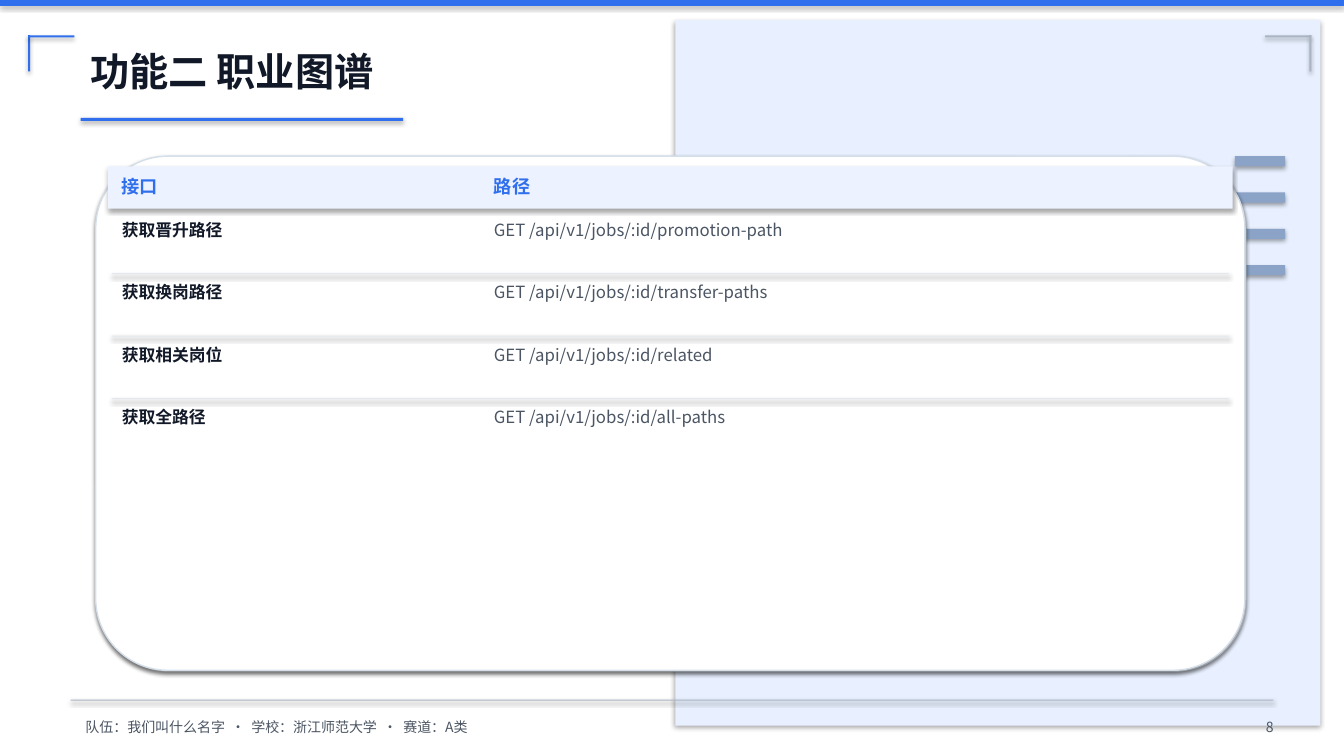
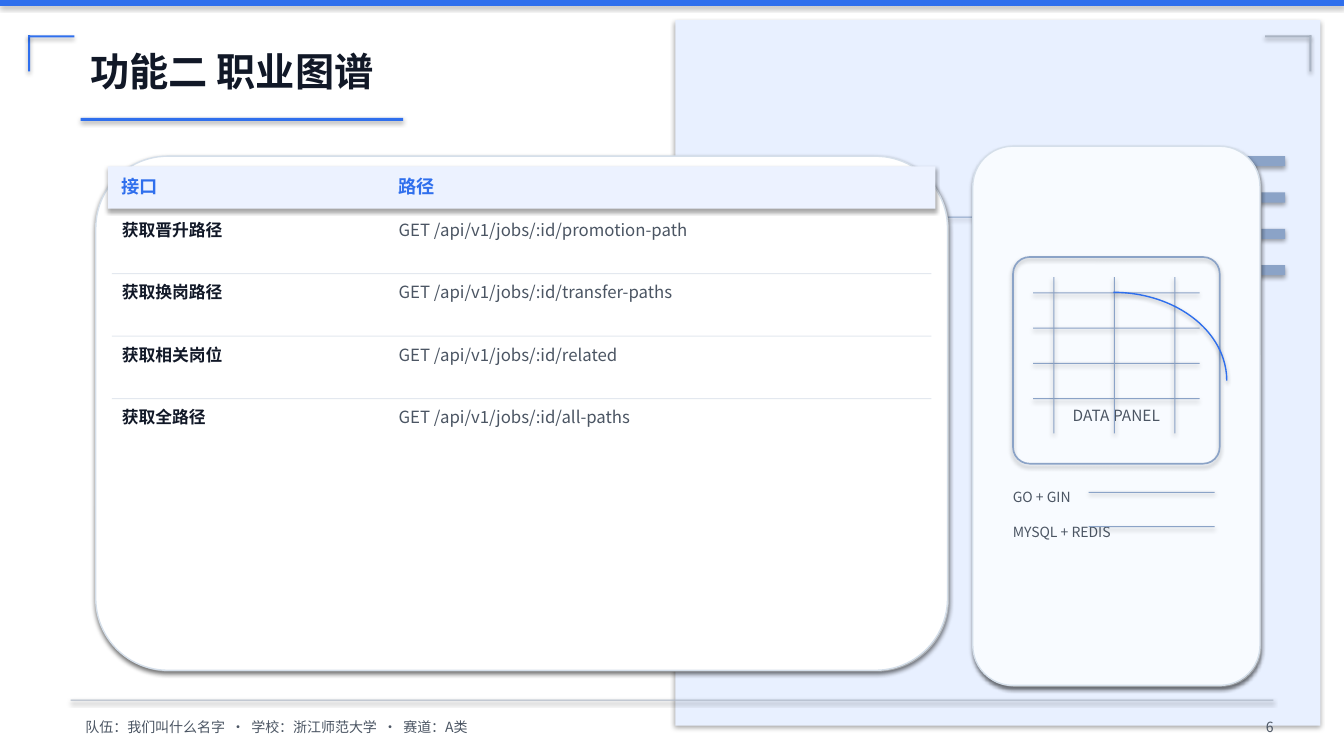
Before and after one commit to ltx-202432110105/quote, a slide deck: slide 7 of slides/competition.pptx (slide 9 before the commit). Drawn at 1344x756 pixels with LibreOffice and Linux fonts; fonts in the diff are those of the drawing; background and template pictures are left out. Boxes give left, top, right and bottom in pixels: in the first picture for what was removed or moved away, otherwise in the second. Text is boxed around its words. In the diff, an @@ line names an element or a change of style, - is before the commit and + after.

```diff
--- a/slides/competition.pptx
+++ b/slides/competition.pptx
@@ rounded rectangle added at (973,146,1260,686), fill #F8FBFF, outline #D5DFEA 1 pt, 11 pt, text #4B5563 @@
+DATA PANEL
@@ rounded rectangle added at (974,147,1261,687), fill #E9EEF4 @@
@@ rounded rectangle: place and size @@
-rounded rectangle at (96,156,1245,670)
+rounded rectangle at (96,156,948,670)
@@ rounded rectangle: place and size @@
-rounded rectangle at (97,157,1246,671)
+rounded rectangle at (97,157,949,671)
@@ rectangle: place and size @@
-rectangle at (108,166,1233,209)
+rectangle at (108,166,936,209)
@@ text "路径": place and size @@
-text "路径" at (494,178,530,195)
+text "路径" at (399,178,435,195)
@@ text "GET /api/v1/jobs/:id/promotion-path": place and size @@
-text "GET /api/v1/jobs/:id/promotion-path" at (494,222,782,240)
+text "GET /api/v1/jobs/:id/promotion-path" at (399,222,687,240)
@@ rounded rectangle added at (1013,257,1220,464), outline #8BA3C7 1.2 pt @@
@@ rectangle: place and size @@
-rectangle at (112,273,1229,274)
+rectangle at (112,273,932,274)
@@ text "GET /api/v1/jobs/:id/transfer-paths": place and size @@
-text "GET /api/v1/jobs/:id/transfer-paths" at (494,284,767,302)
+text "GET /api/v1/jobs/:id/transfer-paths" at (399,284,672,302)
@@ arc (boxed as its full ellipse) added at (1000,292,1227,469), outline #2F6FED 1 pt @@
@@ rectangle added at (1033,292,1200,293), fill #8BA3C7 @@
@@ rectangle added at (1054,277,1055,434), fill #8BA3C7 @@
@@ rectangle added at (1114,277,1115,434), fill #8BA3C7 @@
@@ rectangle added at (1175,277,1176,434), fill #8BA3C7 @@
@@ rectangle added at (1033,328,1200,329), fill #8BA3C7 @@
@@ rectangle: place and size @@
-rectangle at (112,336,1229,337)
+rectangle at (112,336,932,337)
@@ text "GET /api/v1/jobs/:id/related": place and size @@
-text "GET /api/v1/jobs/:id/related" at (494,347,712,365)
+text "GET /api/v1/jobs/:id/related" at (399,347,617,365)
@@ rectangle added at (1033,363,1200,364), fill #8BA3C7 @@
@@ rectangle: place and size @@
-rectangle at (112,398,1229,399)
+rectangle at (112,398,932,399)
@@ text "GET /api/v1/jobs/:id/all-paths": place and size @@
-text "GET /api/v1/jobs/:id/all-paths" at (494,409,725,427)
+text "GET /api/v1/jobs/:id/all-paths" at (399,409,630,427)
@@ rectangle added at (1033,398,1200,399), fill #8BA3C7 @@
@@ text added at (1013,491,1071,502), 10 pt, text #4B5563 @@
+GO + GIN
@@ rectangle added at (1089,492,1215,493), fill #8BA3C7 @@
@@ text added at (1013,526,1111,540), 10 pt, text #4B5563 @@
+MYSQL + REDIS
@@ rectangle added at (1089,526,1215,527), fill #8BA3C7 @@
@@ text at (1266,721,1274,732): text changed @@
-8
+6
```
Also in this commit, not shown: 17 other slides changed, 2 slides added, 2 slides removed, 27 other files.
